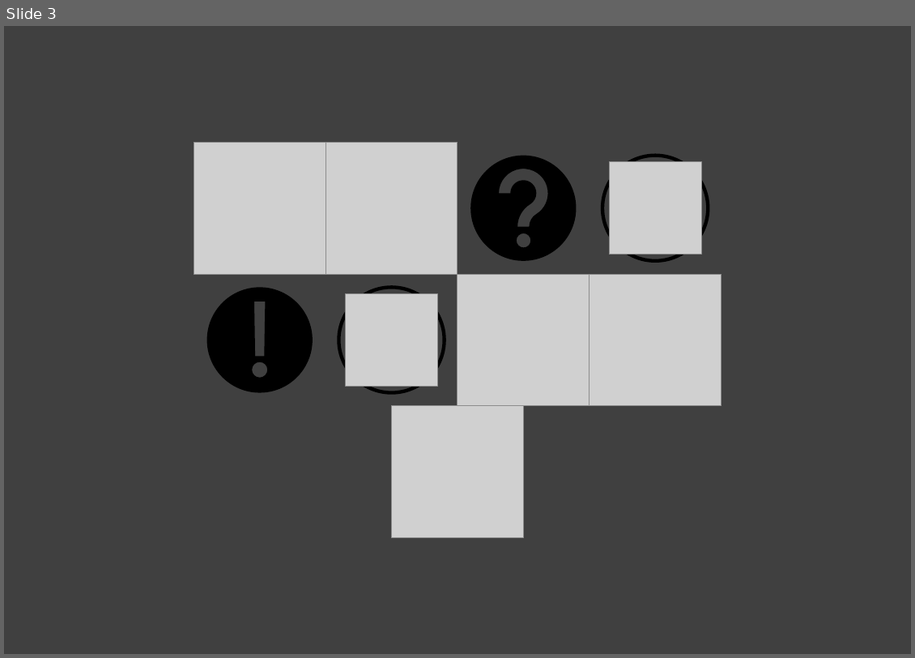
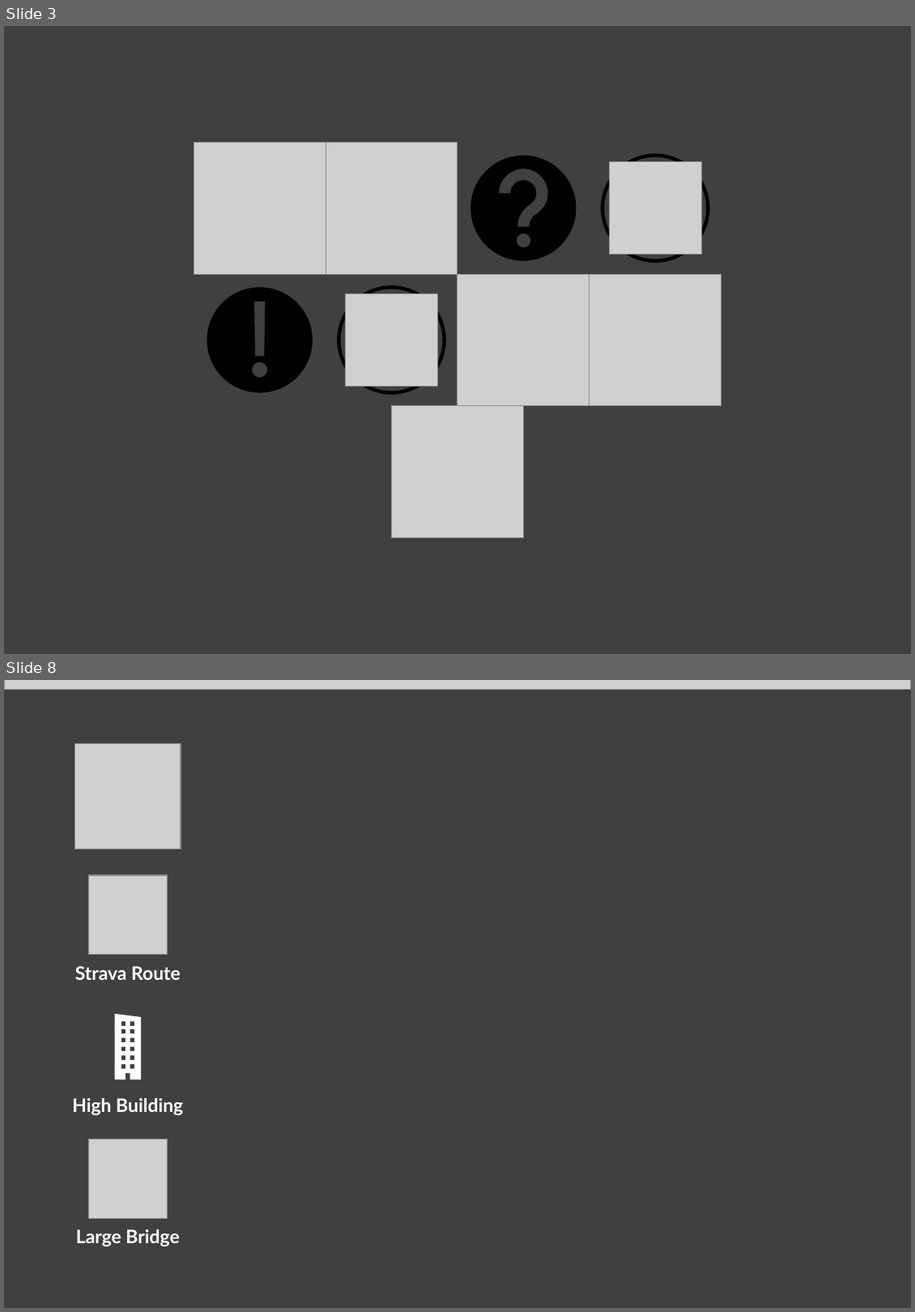
Before and after one commit to Ruben-White/jetlag-hide-and-seek, a slide deck: prototype/prototype v2.pptx. Shown one above the other, each under a label of ours: slide 3 before the commit, slides 3 and 8 after it; the slides between them are not shown. The pictures are 915x658 and 915x1312 pixels, drawn with LibreOffice and Linux fonts; fonts in the diff are those of the drawing; grey boxes stand for pictures. Boxes give left, top, right and bottom in pixels: in the first picture for what was removed or moved away, otherwise in the second. Text is boxed around its words. In the diff, an @@ line names an element or a change of style, - is before the commit and + after.

```diff
--- a/prototype/prototype v2.pptx
+++ b/prototype/prototype v2.pptx
@@ slide 8 added at <box>4,680,911,1308</box>, background #404040 @@
@@ picture added at <box>4,680,911,690</box> @@
@@ picture added at <box>75,744,181,849</box> @@
@@ picture added at <box>88,875,168,954</box> @@
@@ text added at <box>75,966,181,980</box>, 16 pt, text #FFFFFF, bold @@
+Strava Route
@@ freeform shape added at <box>115,1015,141,1080</box>, fill #FFFFFF @@
@@ text added at <box>72,1098,183,1115</box>, 16 pt, text #FFFFFF, bold @@
+High Building
@@ picture added at <box>88,1139,168,1218</box> @@
@@ text added at <box>76,1229,179,1246</box>, 16 pt, text #FFFFFF, bold @@
+Large Bridge
```
Also in this commit, not shown: 3 slides changed, 3 other slides added, 38 other files.
